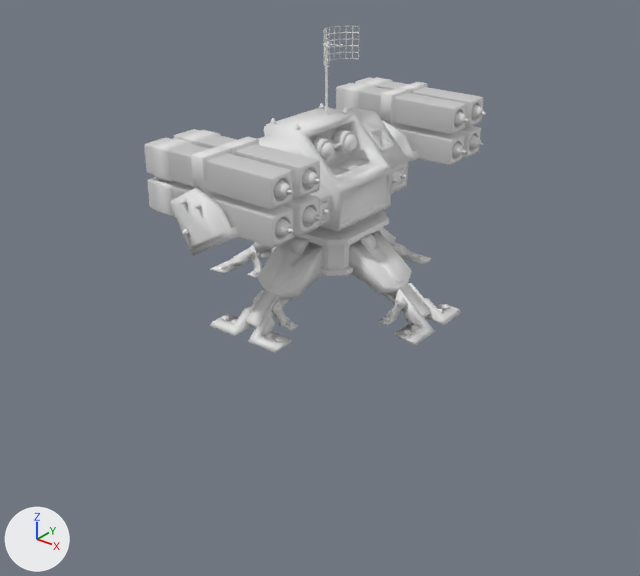
The FBX model Model/RocketTurret.fbx, before and after one commit.
The view is the same before and after, from a 50 mm camera at (11.73, -15.03, 9.28) aimed at (0.34, -0.79, 0.45). Lighting does not change. The marker at lower left points along +X, +Y and +Z. Where no turn or scale is listed for an object, it has been applied to the vertices.

The first picture shows 'RocketTurret'.
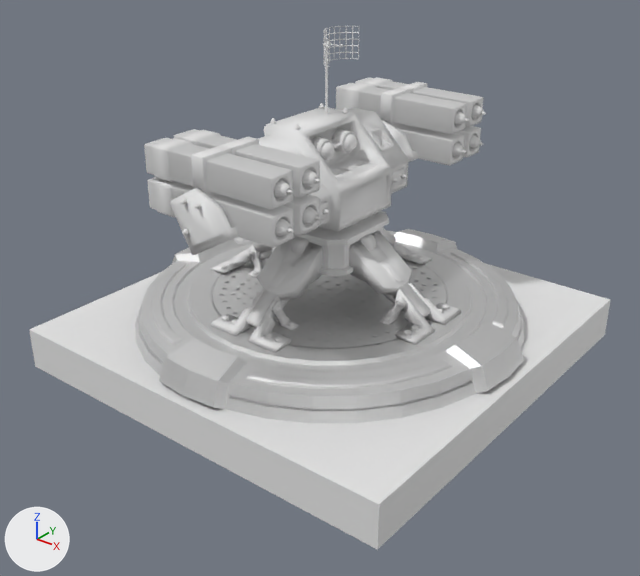
The newer file is also turned or shifted as a whole; pictures and numbers use the older file's frame.

Pixel boxes (x1, y1, x2, y2) of what changed, in the pictures (640 x 576 px):
```json
{"object": "Foundation", "change": "added", "after": [135, 229, 524, 423]}
{"object": "立方体.001", "change": "added", "after": [29, 263, 611, 550]}
```

The change, as JSON lines over the scene's bpy script:
```json
{"op": "add", "block": "mat_tech_pedestal_mat_001", "code": ["mat_tech_pedestal_mat_001 = principled_material('tech_pedestal_mat.001')", "mat_tech_pedestal_mat_001.base_color = (0.8, 0.8, 0.8)  # white #e7e7e7", "mat_tech_pedestal_mat_001.metallic = 1.0", "mat_tech_pedestal_mat_001.roughness = 0.553"]}
{"op": "add", "block": "me_circle_001", "code": ["me_circle_001 = bpy.data.meshes.new('Circle.001')", "me_circle_001.from_pydata(...)  # 2505 vertices, 2080 faces; spans x -4.83..4.83, y -4.83..4.83, z 0.0..0.78", "me_circle_001.materials.append(mat_tech_pedestal_mat_001)  # white #e7e7e7"]}
{"op": "add", "block": "me_立方体_001", "code": ["me_立方体_001 = bpy.data.meshes.new('立方体.001')", "me_立方体_001.from_pydata(...)  # a box spanning x -5.0..5.0, y -5.0..5.0, z 0.0..1.0"]}
{"op": "add", "block": "ob_foundation", "code": ["ob_foundation = bpy.data.objects.new('Foundation', me_circle_001)", "ob_foundation.location = (0.0, 0.0, -0.65)"]}
{"op": "add", "block": "ob_立方体_001", "code": ["ob_立方体_001 = bpy.data.objects.new('立方体.001', me_立方体_001)", "ob_立方体_001.location = (0.0, 0.0, -1.65)"]}
```
